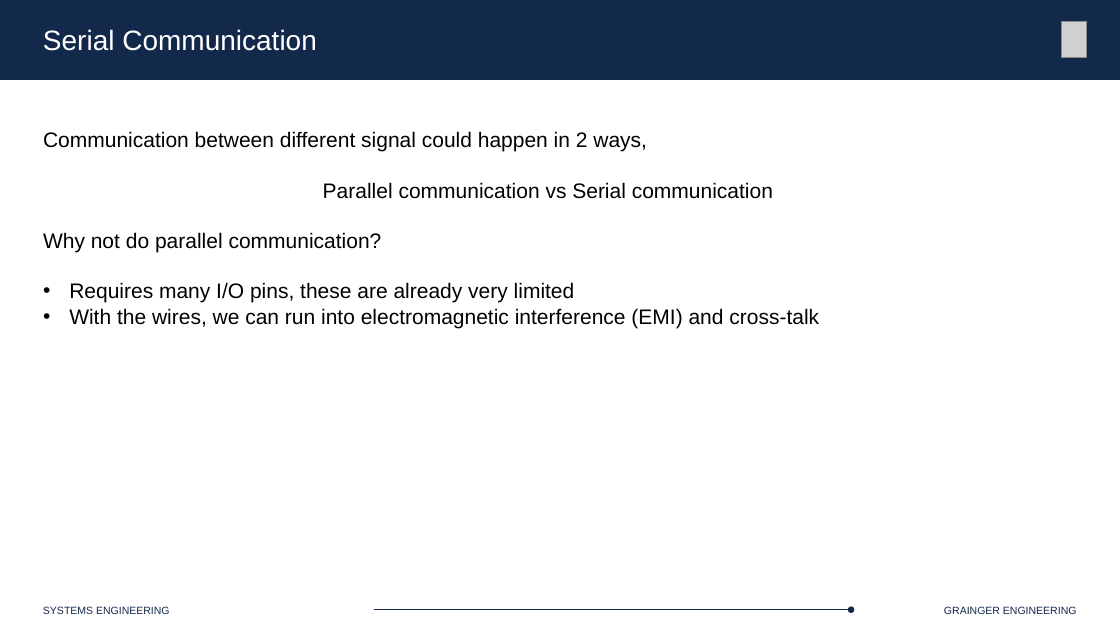
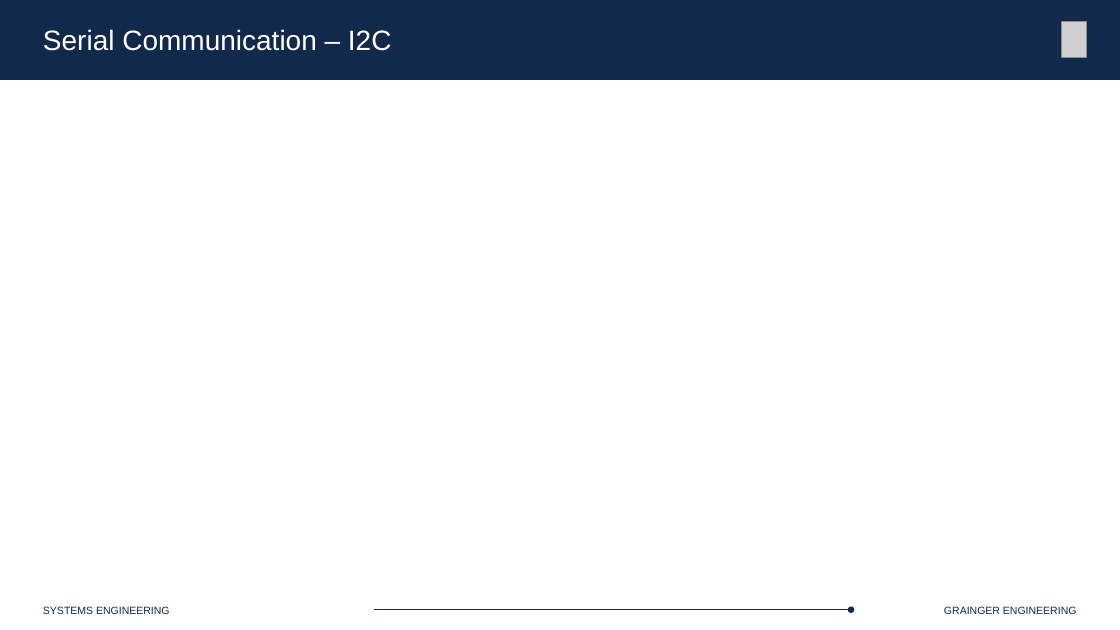
Before and after one commit to Marius-Juston/SE-423---Class-Material, a slide deck: slide 44 of Lectures/Slides/L10.pptx (slide 17 before the commit). Drawn at 1120x630 pixels with LibreOffice and Linux fonts; fonts in the diff are those of the drawing; grey boxes stand for pictures. Boxes give left, top, right and bottom in pixels: in the first picture for what was removed or moved away, otherwise in the second. Text is boxed around its words. In the diff, an @@ line names an element or a change of style, - is before the commit and + after.

```diff
--- a/Lectures/Slides/L10.pptx
+++ b/Lectures/Slides/L10.pptx
@@ text at (43,29,392,51): text changed @@
-Serial Communication
+Serial Communication – I2C
@@ text removed at (43,131,819,328) @@
-Communication between different signal could happen in 2 ways,
-Parallel communication vs Serial communication
-Why not do parallel communication?
-• Requires many I/O pins, these are already very limited
-• With the wires, we can run into electromagnetic interference (EMI) and cross-talk
```
Also in this commit, not shown: 5 other slides changed, 40 slides added, 8 slides removed, 3 other files.
